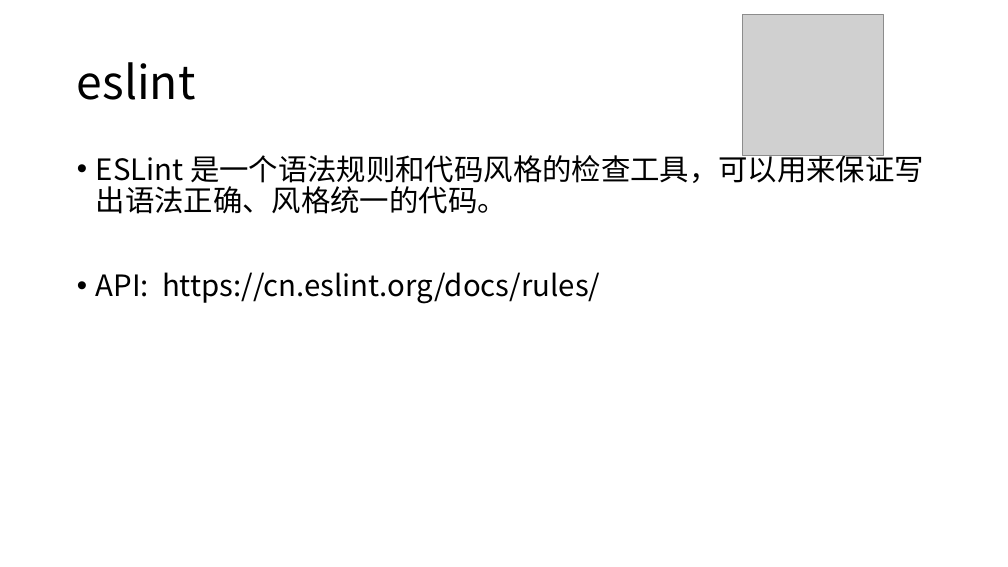
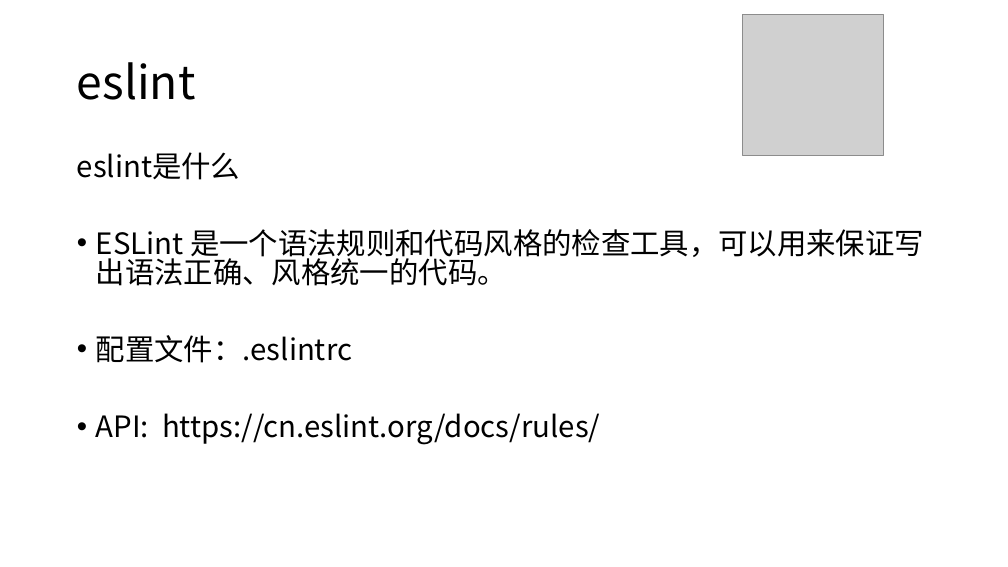
Before and after one commit to Quixote719/Knowledge, a slide deck: slide 11 of 前端工程化的几个常用工具.pptx (slide 10 before the commit). Drawn at 1008x567 pixels with LibreOffice and Linux fonts; fonts in the diff are those of the drawing; grey boxes stand for pictures. Boxes give left, top, right and bottom in pixels: in the first picture for what was removed or moved away, otherwise in the second. Text is boxed around its words. In the diff, an @@ line names an element or a change of style, - is before the commit and + after.

```diff
--- a/前端工程化的几个常用工具.pptx
+++ b/前端工程化的几个常用工具.pptx
@@ text at [77, 152, 240, 180]: paragraph added @@
+eslint是什么
@@ text at [96, 229, 924, 445]: line spacing 0.9 to 0.8 @@
@@ text at [96, 335, 352, 363]: paragraph added @@
+• 配置文件：.eslintrc
```
Also in this commit, not shown: 8 other slides changed, 4 slides added.
